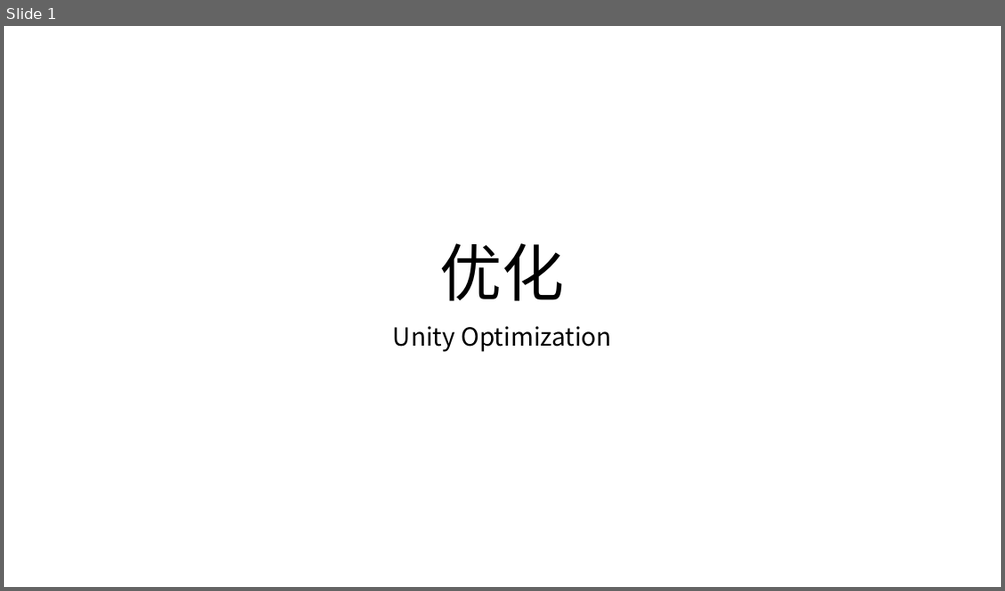
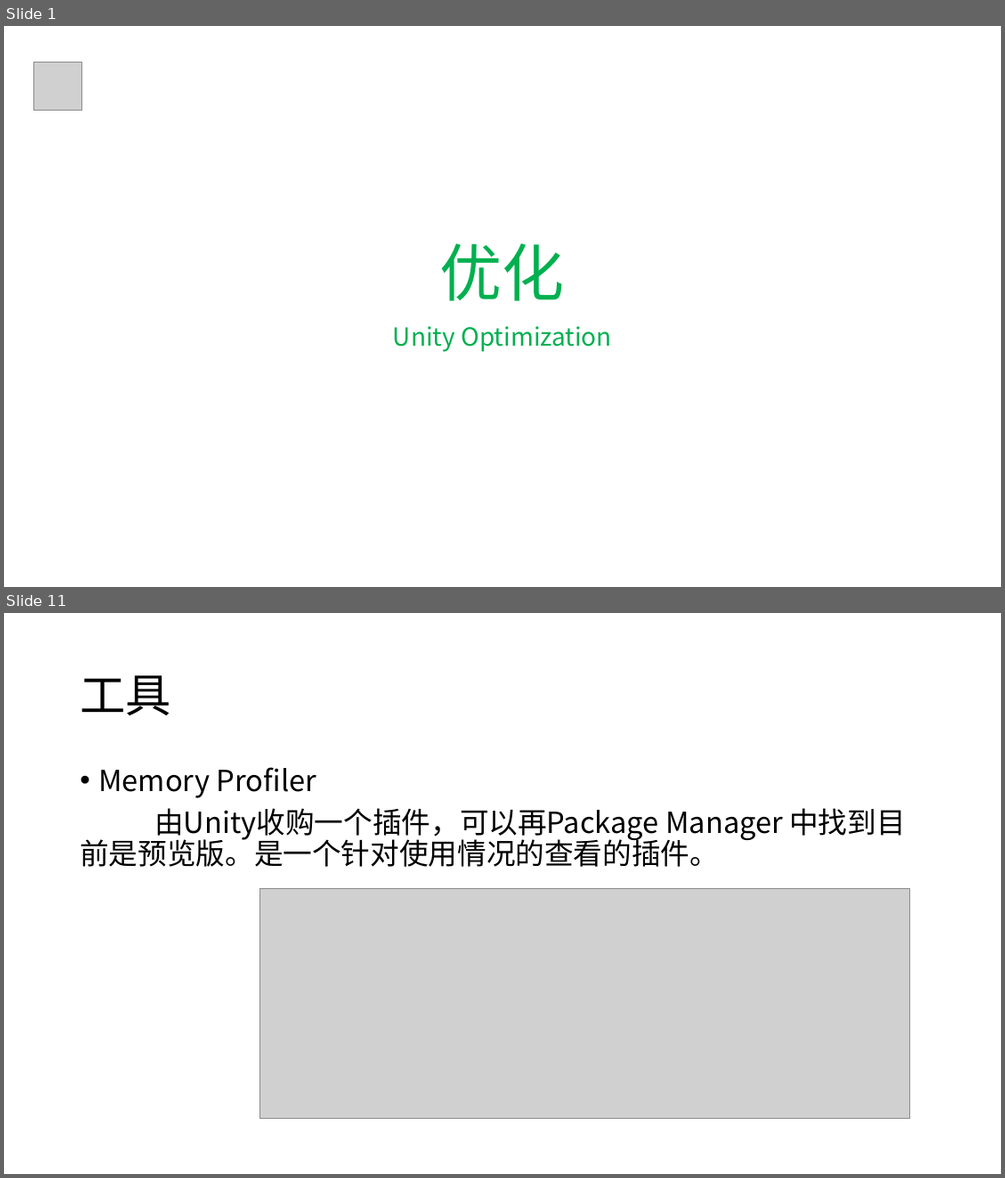
Before and after one commit to llyao/NoteOfGameDevelop, a slide deck: 优化.pptx. Shown one above the other, each under a label of ours: slide 1 before the commit, slides 1 and 11 after it; the slides between them are not shown. The pictures are 1005x591 and 1005x1178 pixels, drawn with LibreOffice and Linux fonts; fonts in the diff are those of the drawing; grey boxes stand for pictures; background and template pictures are left out. Boxes give left, top, right and bottom in pixels: in the first picture for what was removed or moved away, otherwise in the second. Text is boxed around its words. In the diff, an @@ line names an element or a change of style, - is before the commit and + after.

```diff
--- a/优化.pptx
+++ b/优化.pptx
@@ slide 11 added at (4,613,1001,1174), background #FFFFFF @@
@@ title added at (80,675,171,715), 44 pt, text #000000 @@
+工具
@@ text added at (80,767,906,867), 28 pt, text #000000 @@
+• Memory Profiler
+由Unity收购一个插件，可以再Package Manager 中找到目前是预览版。是一个针对使用情况的查看的插件。
@@ picture added at (259,888,909,1119) @@
@@ slide 1 changed as well @@
@@ picture added at (33,62,81,111) @@
@@ title "优化" at (440,243,565,301): text colour #000000 to #00B050 @@
@@ subtitle "Unity Optimization" at (393,326,612,352): text colour #000000 to #00B050 @@
```
Also in this commit, not shown: 3 other slides changed, 8 other slides added.
